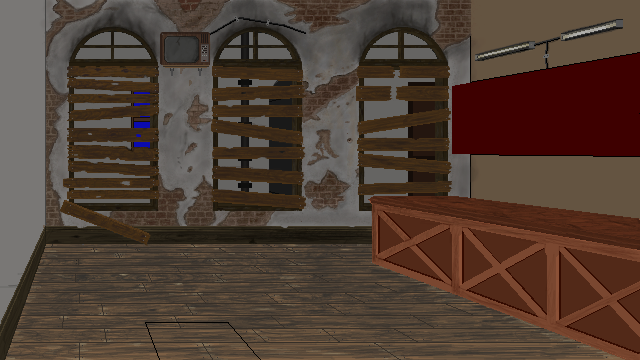
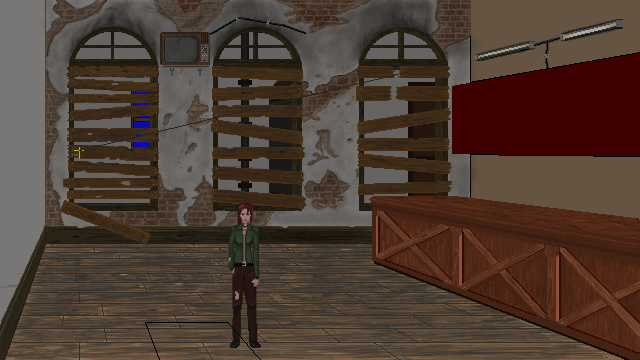
Comparing the layer stacks of the two w=640, h=360 images. Changes:
showed "vanishing" over <box>74,62,448,348</box>
painted on "Bar" over <box>368,199,640,360</box>
